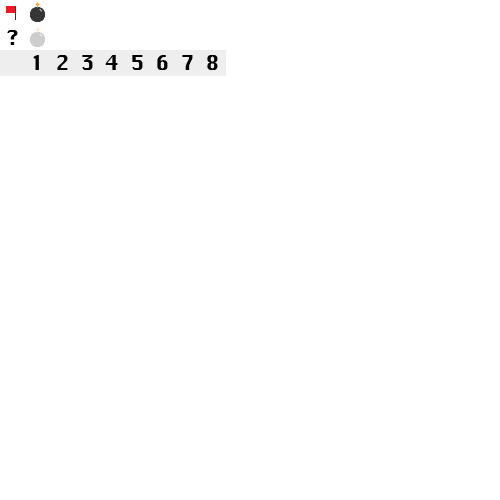
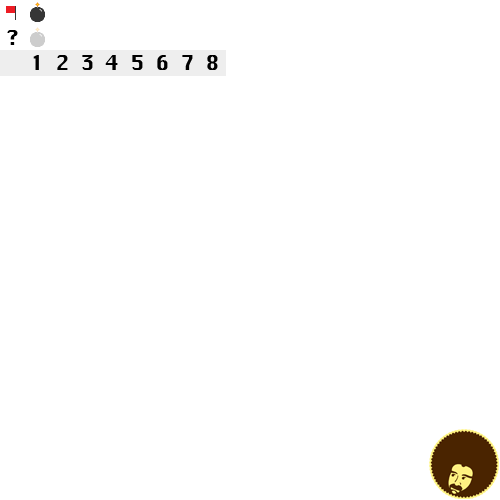
Layer changes from the first 500x500 image to the second:
added layer "phrough-std" above "?" over <box>429,429,499,499</box>
